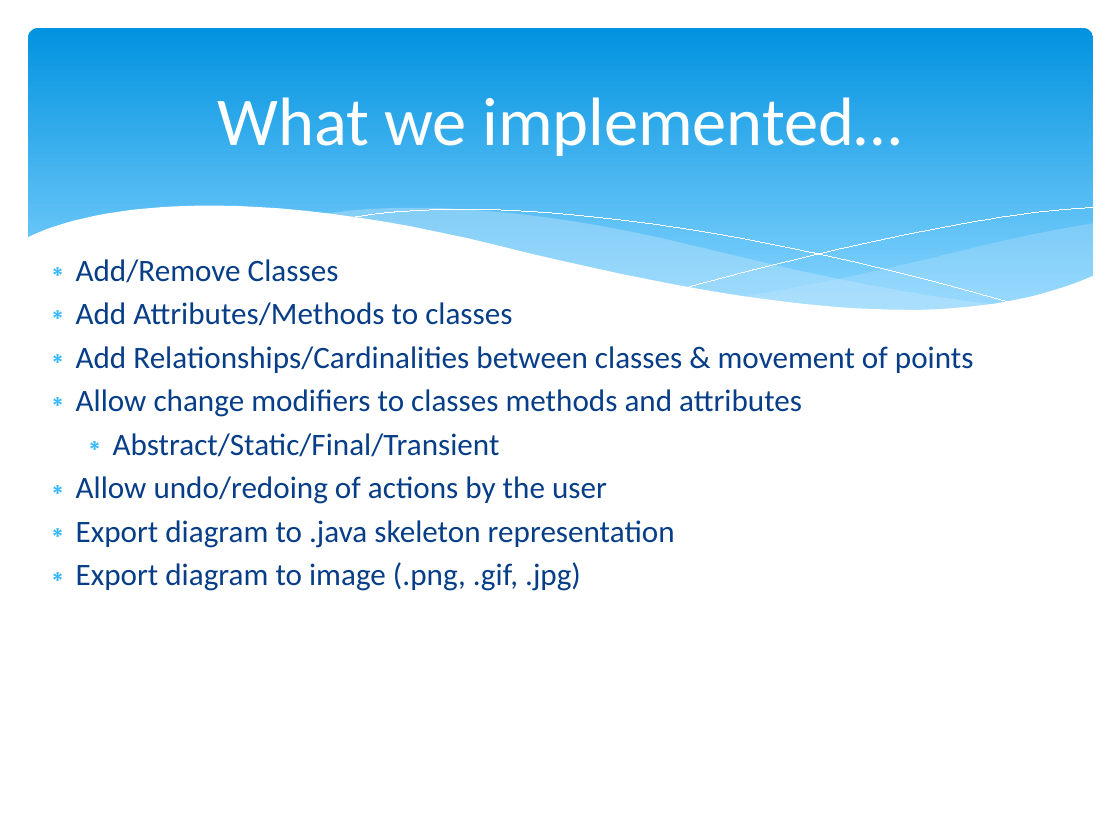
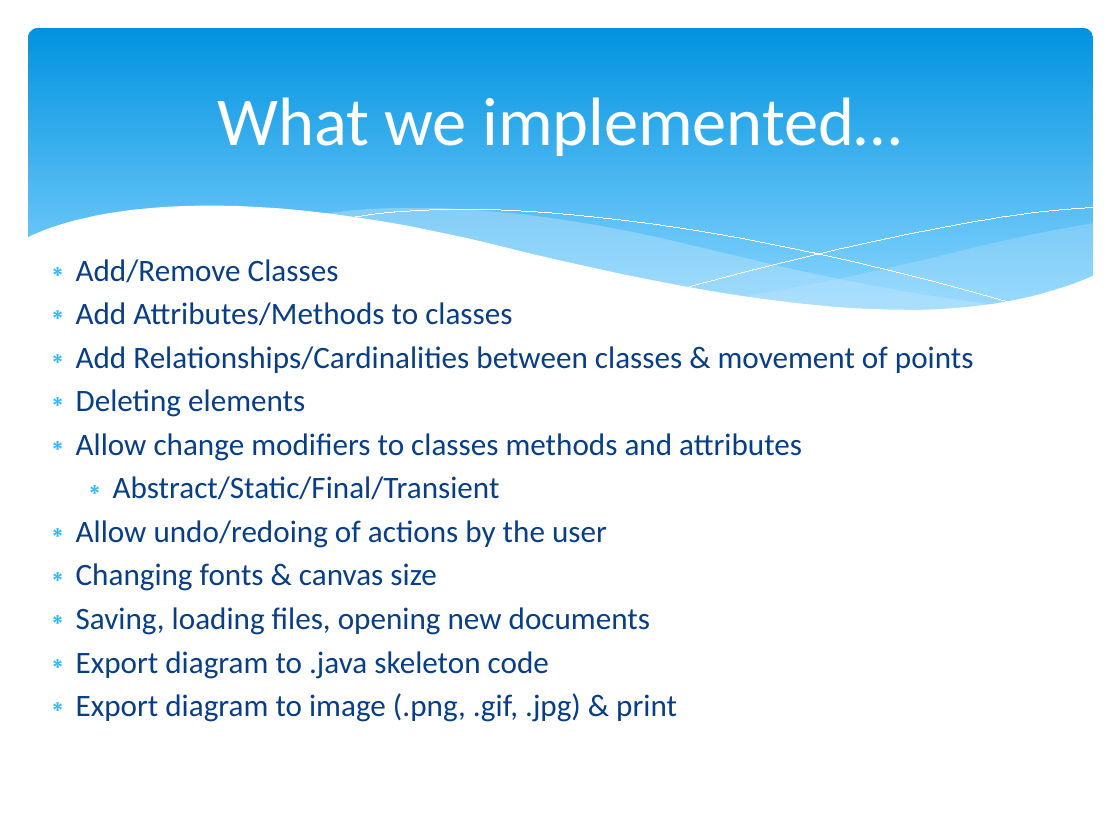
Before and after one commit to ssherar/uml2java, a slide deck: slide 2 of uml2javapresentation.pptx. Drawn at 1120x840 pixels with LibreOffice and Linux fonts; fonts in the diff are those of the drawing. Boxes give left, top, right and bottom in pixels: in the first picture for what was removed or moved away, otherwise in the second. Text is boxed around its words. In the diff, an @@ line names an element or a change of style, - is before the commit and + after.

```diff
--- a/uml2javapresentation.pptx
+++ b/uml2javapresentation.pptx
@@ text at <box>76,389,305,417</box>: paragraph added @@
+∗ Deleting elements
@@ text at <box>76,563,677,722</box>: text changed @@
-∗ Export diagram to .java skeleton representation
-∗ Export diagram to image (.png, .gif, .jpg)
+∗ Changing fonts & canvas size
+∗ Saving, loading files, opening new documents
+∗ Export diagram to .java skeleton code
+∗ Export diagram to image (.png, .gif, .jpg) & print
```
Also in this commit, not shown: 1 other slide changed, 3 slides added, 1 slide removed.
